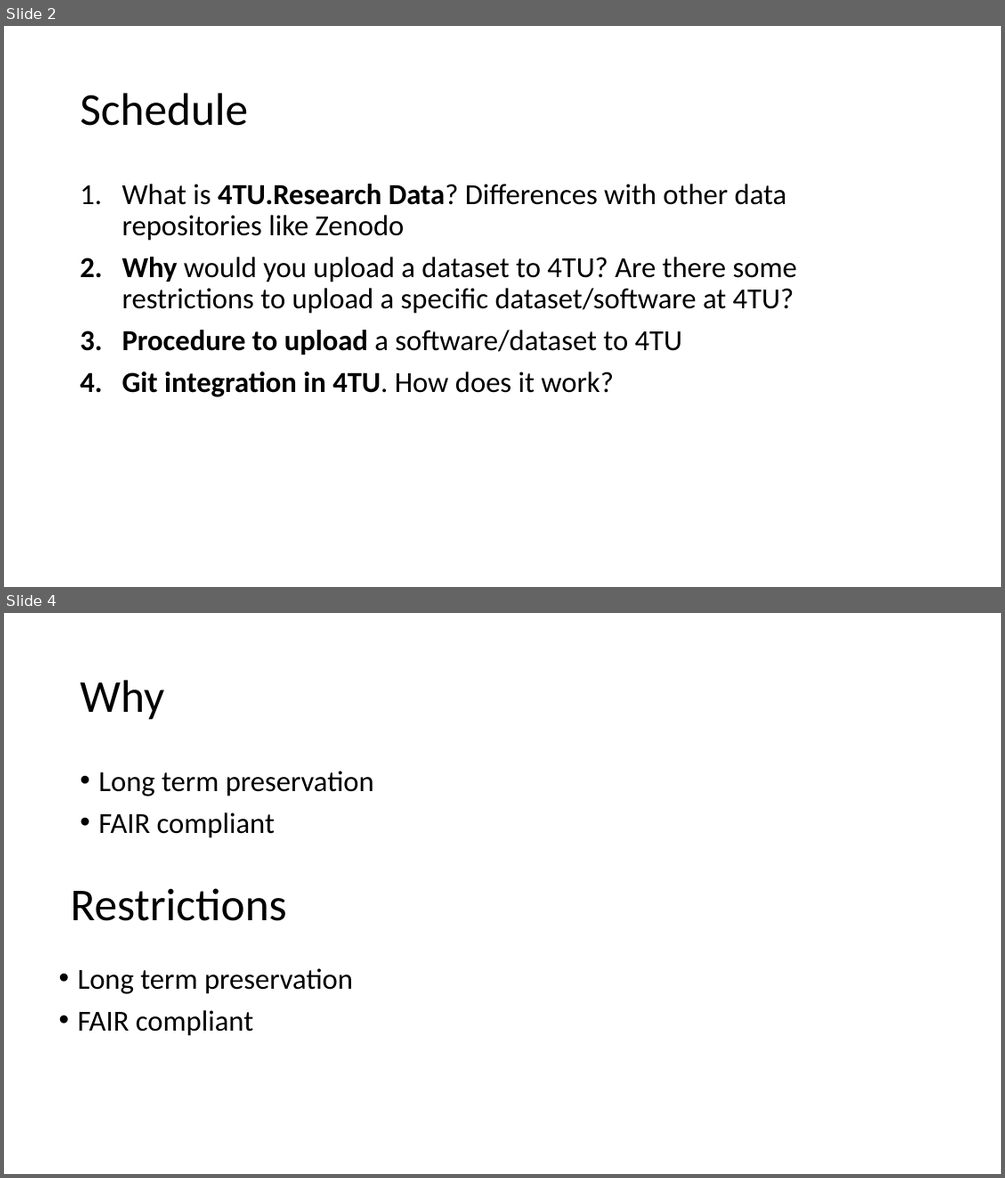
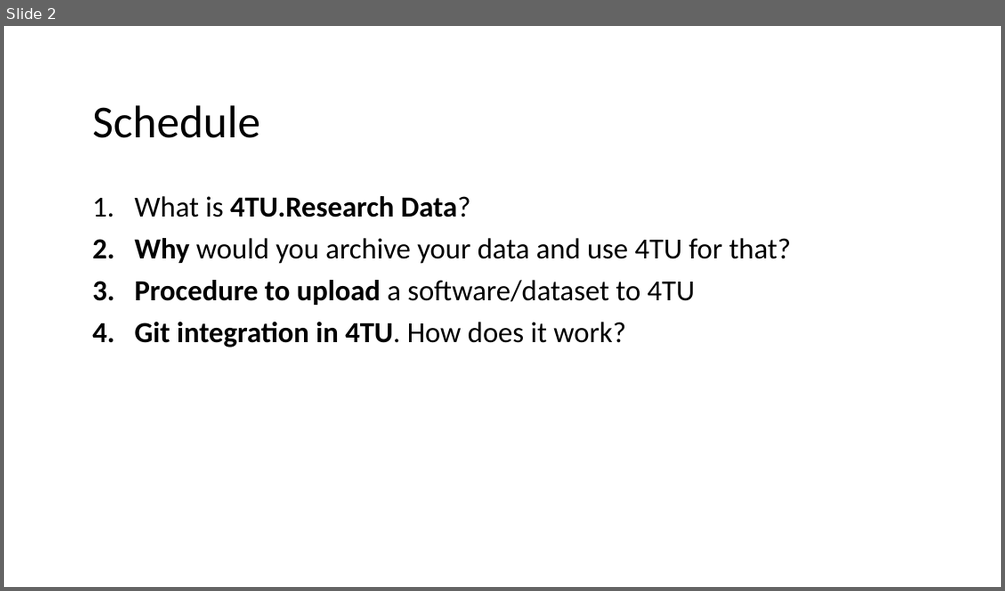
Before and after one commit to leilaicruz/Git4TUmembers_lesson, a slide deck: Get to know 4TU (day 2).pptx. Shown one above the other, each under a label of ours: slides 2 and 4 before the commit, slide 2 after it; the slides between them are not shown. The pictures are 1005x1178 and 1005x591 pixels, drawn with LibreOffice and Linux fonts; fonts in the diff are those of the drawing; background and template pictures are left out. Boxes give left, top, right and bottom in pixels: in the first picture for what was removed or moved away, otherwise in the second. Text is boxed around its words. In the diff, an @@ line names an element or a change of style, - is before the commit and + after.

```diff
--- a/Get to know 4TU (day 2).pptx
+++ b/Get to know 4TU (day 2).pptx
@@ slide 4 removed at box(4, 613, 1001, 1174), background #FFFFFF @@
@@ title removed at box(80, 680, 164, 720) @@
-Why
@@ text removed at box(98, 771, 374, 838) @@
-• Long term preservation
-• FAIR compliant
@@ text removed at box(71, 888, 287, 921) @@
-Restrictions
@@ text removed at box(78, 968, 353, 1036) @@
-• Long term preservation
-• FAIR compliant
@@ slide 2 changed as well @@
@@ text "Schedule": place and size @@
-text "Schedule" at box(80, 93, 248, 126)
+text "Schedule" at box(92, 105, 260, 138)
@@ text "What is 4TU.Research Data?": place and size @@
-text "What is 4TU.Research Data?" at box(122, 184, 797, 397)
+text "What is 4TU.Research Data?" at box(135, 196, 791, 347)
@@ text at box(135, 196, 791, 264): text changed @@
-1. What is 4TU.Research Data? Differences with other data repositories like Zenodo
-2. Why would you upload a dataset to 4TU? Are there some restrictions to upload a specific dataset/software at 4TU?
+1. What is 4TU.Research Data?
+2. Why would you archive your data and use 4TU for that?
```
Also in this commit, not shown: 2 other slides changed, 16 slides added, 1 other slide removed, 19 other files.
